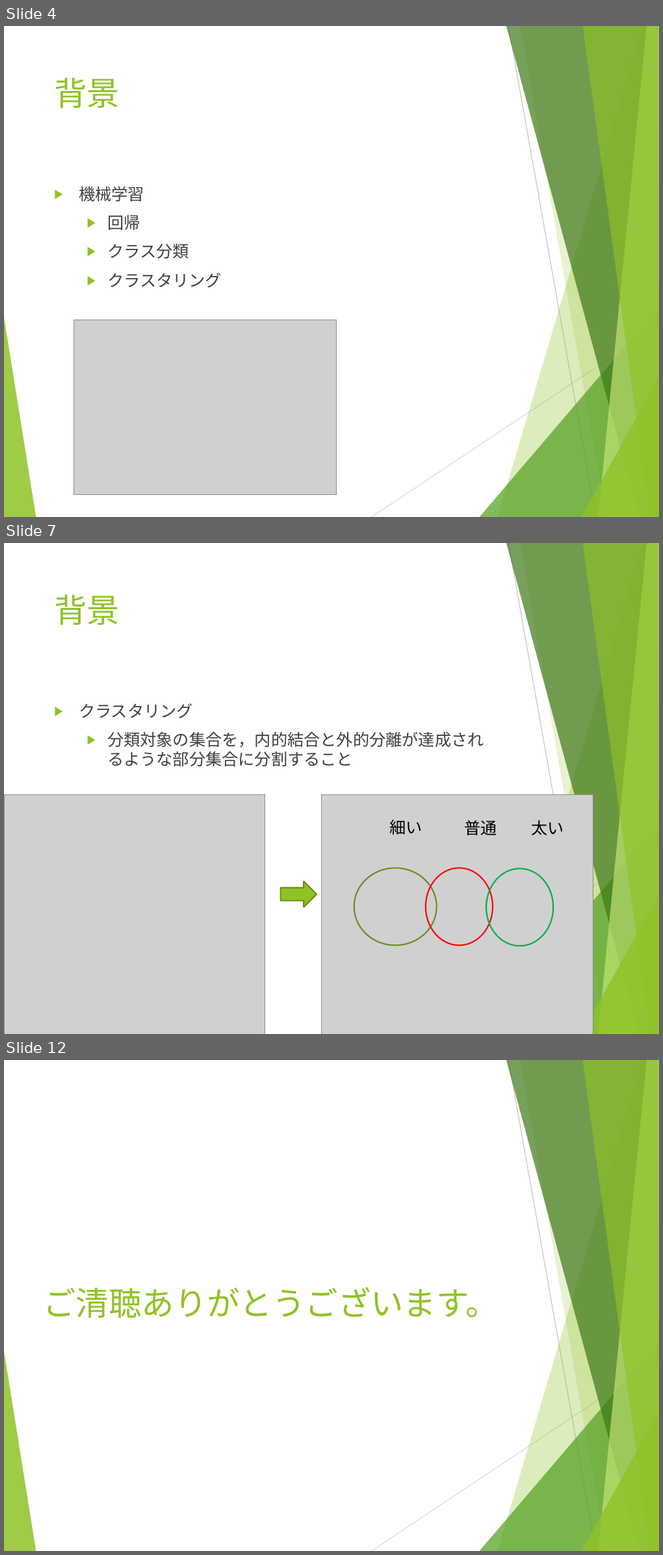
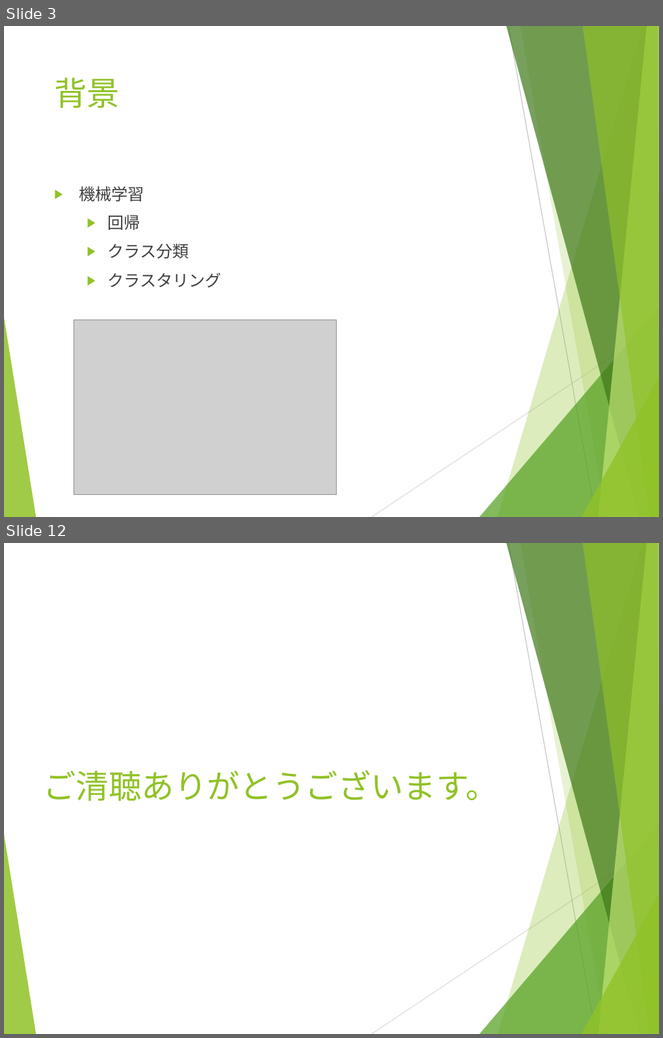
Before and after one commit to breeze934/N1, a slide deck: Pythonによるを用いた株価予測システムの開発_張浩.pptx. Shown one above the other, each under a label of ours: slides 4, 7 and 12 before the commit, slides 3 and 12 after it; the slides between them are not shown. The pictures are 663x1555 and 663x1038 pixels, drawn with LibreOffice and Linux fonts; fonts in the diff are those of the drawing; grey boxes stand for pictures. Boxes give left, top, right and bottom in pixels: in the first picture for what was removed or moved away, otherwise in the second. Text is boxed around its words. In the diff, an @@ line names an element or a change of style, - is before the commit and + after.

```diff
--- a/Pythonによるを用いた株価予測システムの開発_張浩.pptx
+++ b/Pythonによるを用いた株価予測システムの開発_張浩.pptx
@@ slide 7 removed at box(4, 543, 659, 1034), background #FFFFFF; not listed: 10 template elements that a slide beside it also shows @@
@@ title removed at box(54, 594, 120, 625) @@
-背景
@@ text removed at box(79, 704, 484, 767) @@
-▶ クラスタリング
-  ▶ 分類対象の集合を，内的結合と外的分離が達成されるような部分集合に分割すること
@@ picture removed at box(4, 795, 265, 1034) @@
@@ picture removed at box(321, 795, 593, 1034) @@
@@ text removed at box(389, 820, 422, 835) @@
-細い
@@ text removed at box(464, 821, 497, 835) @@
-普通
@@ text removed at box(532, 821, 564, 835) @@
-太い
@@ ellipse removed at box(354, 868, 436, 945) @@
@@ ellipse removed at box(426, 868, 493, 945) @@
@@ ellipse removed at box(486, 869, 553, 946) @@
@@ right arrow removed at box(280, 882, 317, 907) @@
@@ what was slide 4 is now slide 3 @@
```
Also in this commit, not shown: 6 slides changed, 4 slides added, 3 other slides removed.
